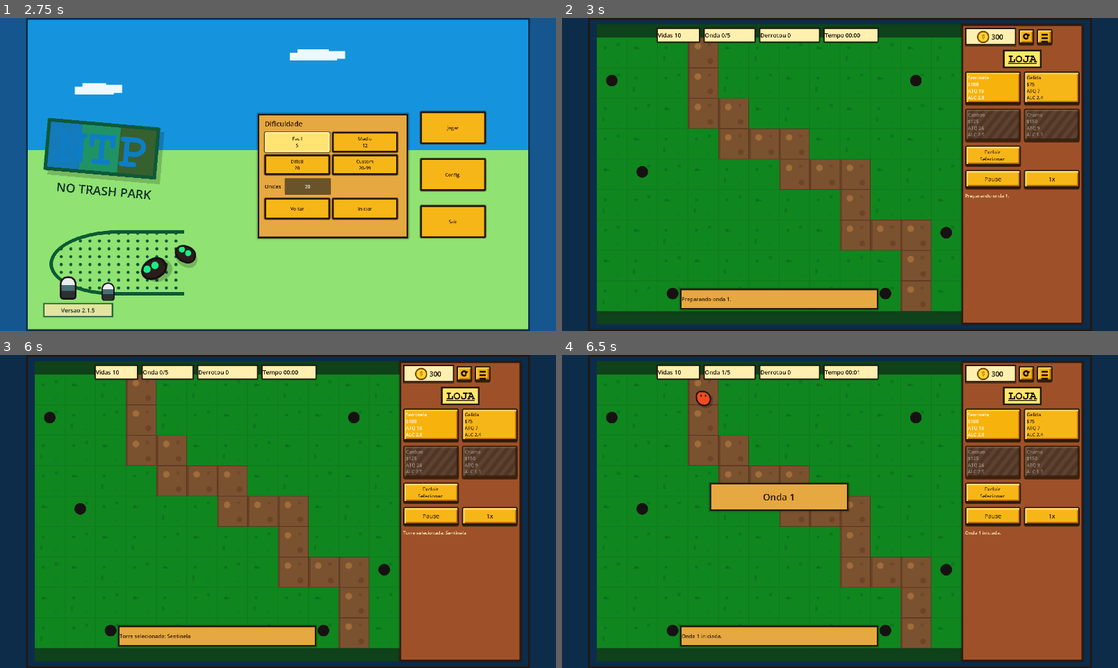
Above: before the commit, frames 1-4 (two rows, left to right).
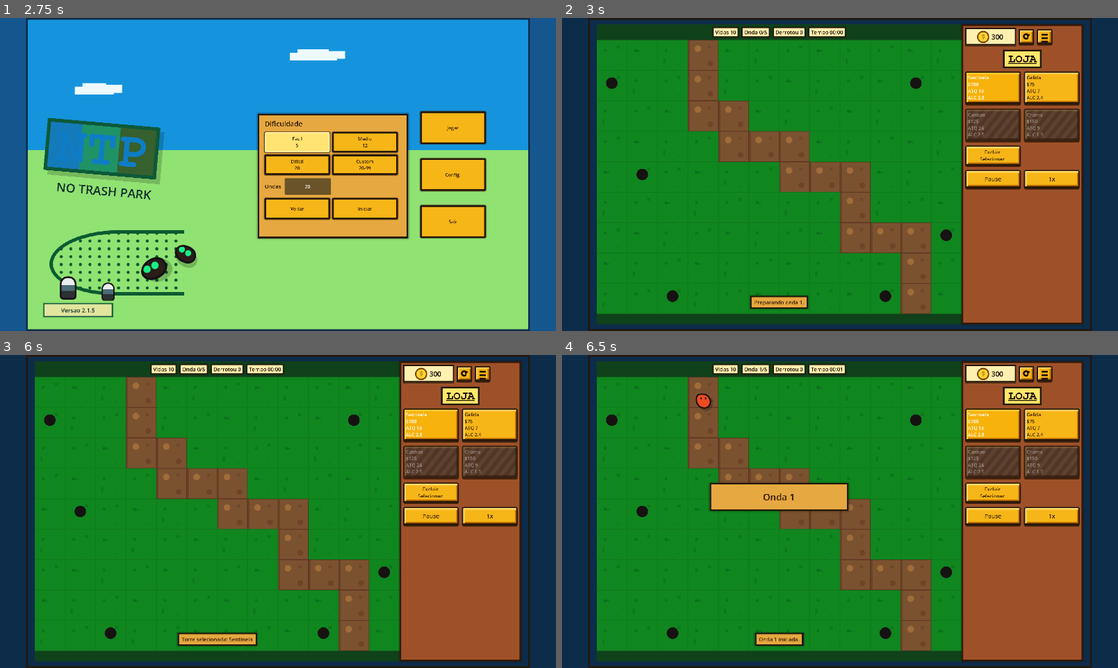
Above: after the commit, the same moments.

Repository: adintelti/NoTrashParkHtml
Game: Godot game, scene res://scenes/main_menu.tscn
Same seed, same stepped clock (60 frames per second), same inputs: the game is played once before the commit and once after it.
Inputs (mouse positions are in pixels of both pictures, inside the frame that each line leads up to):
- Up to frame 1 (2.75 s): click "Jogar" at 0.5 s; click "Jogar" at 1.25 s; click "Facil 5" at 2 s
- Up to frame 2 (3 s): click "Iniciar" at 2.75 s
- Up to frame 3 (6 s): click (467, 373) at 3.5 s; click (467, 373) at 4.25 s; click (467, 373) at 5 s; click "Sentinela $100 ATQ 18 ALC 2.8" at 5.75 s
- Up to frame 4 (6.5 s): no input

Frame 1 is identical in both runs. In frame 2, 6.3% of the frame differs, in the area x 6-81%, y 2-95%; in frame 3, 6.2%; in frame 4, 6.2%.

Commit message:
ajustes interface versão godot

Diff:
--- a/ports/port-godot/scenes/gameplay.tscn
+++ b/ports/port-godot/scenes/gameplay.tscn
@@ -29,6 +29,10 @@
 shadow_size = 6
 
 [sub_resource type="StyleBoxFlat" id="HudStyle"]
+content_margin_left = 9.0
+content_margin_top = 4.0
+content_margin_right = 9.0
+content_margin_bottom = 4.0
 bg_color = Color(1, 0.9411765, 0.6901961, 1)
 border_width_left = 4
 border_width_top = 4
@@ -55,6 +59,10 @@
 corner_radius_bottom_left = 4
 
 [sub_resource type="StyleBoxFlat" id="FloatingStyle"]
+content_margin_left = 14.0
+content_margin_top = 9.0
+content_margin_right = 14.0
+content_margin_bottom = 9.0
 bg_color = Color(0.9019608, 0.65882355, 0.2509804, 1)
 border_width_left = 5
 border_width_top = 5
@@ -65,10 +73,10 @@
 shadow_size = 6
 
 [sub_resource type="StyleBoxFlat" id="ComboCounterStyle"]
-content_margin_left = 10.0
-content_margin_top = 6.0
-content_margin_right = 10.0
-content_margin_bottom = 6.0
+content_margin_left = 8.0
+content_margin_top = 4.0
+content_margin_right = 8.0
+content_margin_bottom = 4.0
 bg_color = Color(0.08627451, 0.043137256, 0, 0.82)
 border_width_left = 3
 border_width_top = 3
@@ -402,9 +410,9 @@
 [node name="Board" type="GridContainer" parent="AppBackground/GameFrame/GameLayout/BoardStage"]
 clip_contents = true
 layout_mode = 0
-offset_top = 45.0
+offset_top = 54.0
 offset_right = 1260.0
-offset_bottom = 990.0
+offset_bottom = 999.0
 theme_override_constants/h_separation = 0
 theme_override_constants/v_separation = 0
 columns = 12
@@ -412,110 +420,118 @@
 [node name="RangeLayer" type="Control" parent="AppBackground/GameFrame/GameLayout/BoardStage"]
 clip_contents = true
 layout_mode = 0
-offset_top = 45.0
+offset_top = 54.0
 offset_right = 1260.0
-offset_bottom = 990.0
+offset_bottom = 999.0
 mouse_filter = 2
 
 [node name="TowerLayer" type="Control" parent="AppBackground/GameFrame/GameLayout/BoardStage"]
 clip_contents = true
 layout_mode = 0
-offset_top = 45.0
+offset_top = 54.0
 offset_right = 1260.0
-offset_bottom = 990.0
+offset_bottom = 999.0
 mouse_filter = 2
 
 [node name="EnemyLayer" type="Control" parent="AppBackground/GameFrame/GameLayout/BoardStage"]
 clip_contents = true
 layout_mode = 0
-offset_top = 45.0
+offset_top = 54.0
 offset_right = 1260.0
-offset_bottom = 990.0
+offset_bottom = 999.0
 mouse_filter = 2
 
 [node name="ProjectileLayer" type="Control" parent="AppBackground/GameFrame/GameLayout/BoardStage"]
 clip_contents = true
 layout_mode = 0
-offset_top = 45.0
+offset_top = 54.0
 offset_right = 1260.0
-offset_bottom = 990.0
+offset_bottom = 999.0
 mouse_filter = 2
 
 [node name="EffectLayer" type="Control" parent="AppBackground/GameFrame/GameLayout/BoardStage"]
 clip_contents = true
 layout_mode = 0
-offset_top = 45.0
+offset_top = 54.0
 offset_right = 1260.0
-offset_bottom = 990.0
+offset_bottom = 999.0
 mouse_filter = 2
 
 [node name="TopHud" type="HBoxContainer" parent="AppBackground/GameFrame/GameLayout/BoardStage"]
 layout_mode = 0
 offset_left = 207.0
-offset_top = 12.0
+offset_top = 9.0
 offset_right = 1053.0
-offset_bottom = 63.0
-theme_override_constants/separation = 12
+offset_bottom = 45.0
+theme_override_constants/separation = 10
 
 [node name="LivesPill" type="PanelContainer" parent="AppBackground/GameFrame/GameLayout/BoardStage/TopHud"]
-custom_minimum_size = Vector2(150, 48)
+custom_minimum_size = Vector2(0, 36)
 layout_mode = 2
 theme_override_styles/panel = SubResource("HudStyle")
 
 [node name="LivesLabel" type="Label" parent="AppBackground/GameFrame/GameLayout/BoardStage/TopHud/LivesPill"]
 layout_mode = 2
 theme_override_colors/font_color = Color(0.09411765, 0.047058824, 0.011764706, 1)
-theme_override_font_sizes/font_size = 20
+theme_override_font_sizes/font_size = 18
 text = "Vidas 10"
+horizontal_alignment = 1
+vertical_alignment = 1
 
 [node name="WavePill" type="PanelContainer" parent="AppBackground/GameFrame/GameLayout/BoardStage/TopHud"]
-custom_minimum_size = Vector2(180, 48)
+custom_minimum_size = Vector2(0, 36)
 layout_mode = 2
 theme_override_styles/panel = SubResource("HudStyle")
 
 [node name="WaveLabel" type="Label" parent="AppBackground/GameFrame/GameLayout/BoardStage/TopHud/WavePill"]
 layout_mode = 2
 theme_override_colors/font_color = Color(0.09411765, 0.047058824, 0.011764706, 1)
-theme_override_font_sizes/font_size = 20
+theme_override_font_sizes/font_size = 18
 text = "Onda 0/12"
+horizontal_alignment = 1
+vertical_alignment = 1
 
 [node name="DefeatedPill" type="PanelContainer" parent="AppBackground/GameFrame/GameLayout/BoardStage/TopHud"]
-custom_minimum_size = Vector2(210, 48)
+custom_minimum_size = Vector2(0, 36)
 layout_mode = 2
 theme_override_styles/panel = SubResource("HudStyle")
 
 [node name="DefeatedLabel" type="Label" parent="AppBackground/GameFrame/GameLayout/BoardStage/TopHud/DefeatedPill"]
 layout_mode = 2
 theme_override_colors/font_color = Color(0.09411765, 0.047058824, 0.011764706, 1)
-theme_override_font_sizes/font_size = 20
+theme_override_font_sizes/font_size = 18
 text = "Derrotou 0"
+horizontal_alignment = 1
+vertical_alignment = 1
 
 [node name="TimePill" type="PanelContainer" parent="AppBackground/GameFrame/GameLayout/BoardStage/TopHud"]
-custom_minimum_size = Vector2(190, 48)
+custom_minimum_size = Vector2(0, 36)
 layout_mode = 2
 theme_override_styles/panel = SubResource("HudStyle")
 
 [node name="TimeLabel" type="Label" parent="AppBackground/GameFrame/GameLayout/BoardStage/TopHud/TimePill"]
 layout_mode = 2
 theme_override_colors/font_color = Color(0.09411765, 0.047058824, 0.011764706, 1)
-theme_override_font_sizes/font_size = 20
+theme_override_font_sizes/font_size = 18
 text = "Tempo 00:00"
+horizontal_alignment = 1
+vertical_alignment = 1
 
 [node name="ComboCounter" type="PanelContainer" parent="AppBackground/GameFrame/GameLayout/BoardStage"]
 visible = false
-custom_minimum_size = Vector2(58, 42)
-layout_mode = 0
-offset_left = 1190.0
-offset_top = 8.0
+custom_minimum_size = Vector2(48, 36)
+layout_mode = 0
+offset_left = 1202.0
+offset_top = 9.0
 offset_right = 1250.0
-offset_bottom = 52.0
+offset_bottom = 45.0
 mouse_filter = 2
 theme_override_styles/panel = SubResource("ComboCounterStyle")
 
 [node name="ComboCounterLabel" type="Label" parent="AppBackground/GameFrame/GameLayout/BoardStage/ComboCounter"]
 layout_mode = 2
 theme_override_colors/font_color = Color(1, 0.96862745, 0.8, 1)
-theme_override_font_sizes/font_size = 24
+theme_override_font_sizes/font_size = 22
 text = "0X"
 horizontal_alignment = 1
 vertical_alignment = 1
@@ -540,10 +556,10 @@
 [node name="FloatingMessage" type="PanelContainer" parent="AppBackground/GameFrame/GameLayout/BoardStage"]
 visible = false
 layout_mode = 0
-offset_left = 288.0
-offset_top = 912.0
-offset_right = 972.0
-offset_bottom = 984.0
+offset_left = 536.0
+offset_top = 930.0
+offset_right = 724.0
+offset_bottom = 978.0
 theme_override_styles/panel = SubResource("FloatingStyle")
 
 [node name="FloatingMessageLabel" type="Label" parent="AppBackground/GameFrame/GameLayout/BoardStage/FloatingMessage"]
@@ -1162,14 +1178,6 @@
 theme_override_styles/hover = SubResource("PixelButtonHover")
 theme_override_styles/disabled = SubResource("ButtonDisabled")
 text = "1x"
-
-[node name="StatusLabel" type="Label" parent="AppBackground/GameFrame/GameLayout/ShopPanel/ShopContent"]
-custom_minimum_size = Vector2(396, 58)
-layout_mode = 2
-theme_override_colors/font_color = Color(1, 0.9411765, 0.6901961, 1)
-theme_override_font_sizes/font_size = 16
-text = "Preparando onda 1."
-autowrap_mode = 3
 
 [node name="PauseMenuOverlay" type="Control" parent="AppBackground/GameFrame/GameLayout"]
 process_mode = 3
--- a/ports/port-godot/scripts/gameplay.gd
+++ b/ports/port-godot/scripts/gameplay.gd
@@ -63,6 +63,8 @@
 const INITIAL_WAVE_COOLDOWN: float = 1.2
 const BETWEEN_WAVE_COOLDOWN: float = 2.4
 const UNDO_PLACEMENT_WINDOW: float = 5.0
+const COMBO_COUNTER_RIGHT_MARGIN: float = 10.0
+const FLOATING_MESSAGE_BOTTOM_MARGIN: float = 18.0
 const CARD_EFFECT_DURATION_WAVES: int = 1
 const CARD_COIN_GAIN: int = 100
 const CARD_COIN_LOSS: int = 70
@@ -196,6 +198,7 @@
 @onready var _enemy_layer: Control = get_node("AppBackground/GameFrame/GameLayout/BoardStage/EnemyLayer")
 @onready var _projectile_layer: Control = get_node("AppBackground/GameFrame/GameLayout/BoardStage/ProjectileLayer")
 @onready var _effect_layer: Control = get_node("AppBackground/GameFrame/GameLayout/BoardStage/EffectLayer")
+@onready var _top_hud: HBoxContainer = get_node("AppBackground/GameFrame/GameLayout/BoardStage/TopHud")
 @onready var _lives_label: Label = get_node("AppBackground/GameFrame/GameLayout/BoardStage/TopHud/LivesPill/LivesLabel")
 @onready var _wave_label: Label = get_node("AppBackground/GameFrame/GameLayout/BoardStage/TopHud/WavePill/WaveLabel")
 @onready var _defeated_label: Label = get_node("AppBackground/GameFrame/GameLayout/BoardStage/TopHud/DefeatedPill/DefeatedLabel")
@@ -263,7 +266,6 @@
 @onready var _waves_value: Label = get_node("AppBackground/GameFrame/GameLayout/ShopPanel/ShopContent/SessionInfo/SessionRows/WavesValue")
 @onready var _cards_label: Label = get_node("AppBackground/GameFrame/GameLayout/ShopPanel/ShopContent/SessionInfo/SessionRows/CardsLabel")
 @onready var _cards_value: Label = get_node("AppBackground/GameFrame/GameLayout/ShopPanel/ShopContent/SessionInfo/SessionRows/CardsValue")
-@onready var _status_label: Label = get_node("AppBackground/GameFrame/GameLayout/ShopPanel/ShopContent/StatusLabel")
 @onready var _money_label: Label = get_node("AppBackground/GameFrame/GameLayout/ShopPanel/ShopContent/ShopTop/MoneyPanel/MoneyContent/MoneyLabel")
 @onready var _restart_button: Button = get_node("AppBackground/GameFrame/GameLayout/ShopPanel/ShopContent/ShopTop/ShopActions/RestartButton")
 @onready var _menu_button: Button = get_node("AppBackground/GameFrame/GameLayout/ShopPanel/ShopContent/ShopTop/ShopActions/MenuButton")
@@ -2787,14 +2789,41 @@
 	_defeated_label.text = GameSession.t("hud.defeated", {"count": session_defeated})
 	_time_label.text = GameSession.t("hud.time", {"time": _format_session_time(session_time)})
 	_money_label.text = str(coins)
+	_layout_top_hud()
 	_sync_combo_counter()
 	_sync_tower_action_ui()
+
+func _layout_top_hud() -> void:
+	_lives_label.update_minimum_size()
+	_wave_label.update_minimum_size()
+	_defeated_label.update_minimum_size()
+	_time_label.update_minimum_size()
+	_top_hud.update_minimum_size()
+	var hud_size: Vector2 = _top_hud.get_combined_minimum_size()
+	var hud_top: float = roundf((_board.position.y - hud_size.y) * 0.5)
+	_top_hud.size = hud_size
+	_top_hud.position = Vector2(
+		roundf((_board_stage.size.x - hud_size.x) * 0.5),
+		hud_top
+	)
 
 func _sync_combo_counter() -> void:
 	_combo_counter_label.text = "%dX" % wave_defeated
 	_combo_counter.visible = wave_combo_visible
 	var combo_color: Color = COMBO_ACTIVE_COLOR if wave_defeated > 0 else COMBO_INACTIVE_COLOR
 	_combo_counter_label.add_theme_color_override("font_color", combo_color)
+	_layout_combo_counter()
+
+func _layout_combo_counter() -> void:
+	_combo_counter_label.update_minimum_size()
+	_combo_counter.update_minimum_size()
+	var combo_size: Vector2 = _combo_counter.get_combined_minimum_size()
+	var combo_top: float = roundf((_board.position.y - combo_size.y) * 0.5)
+	_combo_counter.size = combo_size
+	_combo_counter.position = Vector2(
+		roundf(_board_stage.size.x - combo_size.x - COMBO_COUNTER_RIGHT_MARGIN),
+		combo_top
+	)
 
 func _sync_tower_action_ui() -> void:
 	var can_undo: bool = _is_undo_placement_available()
@@ -3089,10 +3118,21 @@
 	_show_status(GameSession.t("messages.speedFast") if _speed_button.button_pressed else GameSession.t("messages.speedNormal"))
 
 func _show_status(text: String) -> void:
-	_status_label.text = text
 	_floating_message_label.text = text
+	_layout_floating_message()
 	_floating_message.show()
 	_floating_message_timer.start()
+
+func _layout_floating_message() -> void:
+	_floating_message_label.update_minimum_size()
+	_floating_message.update_minimum_size()
+	var message_size: Vector2 = _floating_message.get_combined_minimum_size()
+	var board_bottom: float = _board.position.y + _board.size.y
+	_floating_message.size = message_size
+	_floating_message.position = Vector2(
+		roundf((_board_stage.size.x - message_size.x) * 0.5),
+		roundf(board_bottom - message_size.y - FLOATING_MESSAGE_BOTTOM_MARGIN)
+	)
 
 func _hide_floating_message() -> void:
 	_floating_message.hide()
